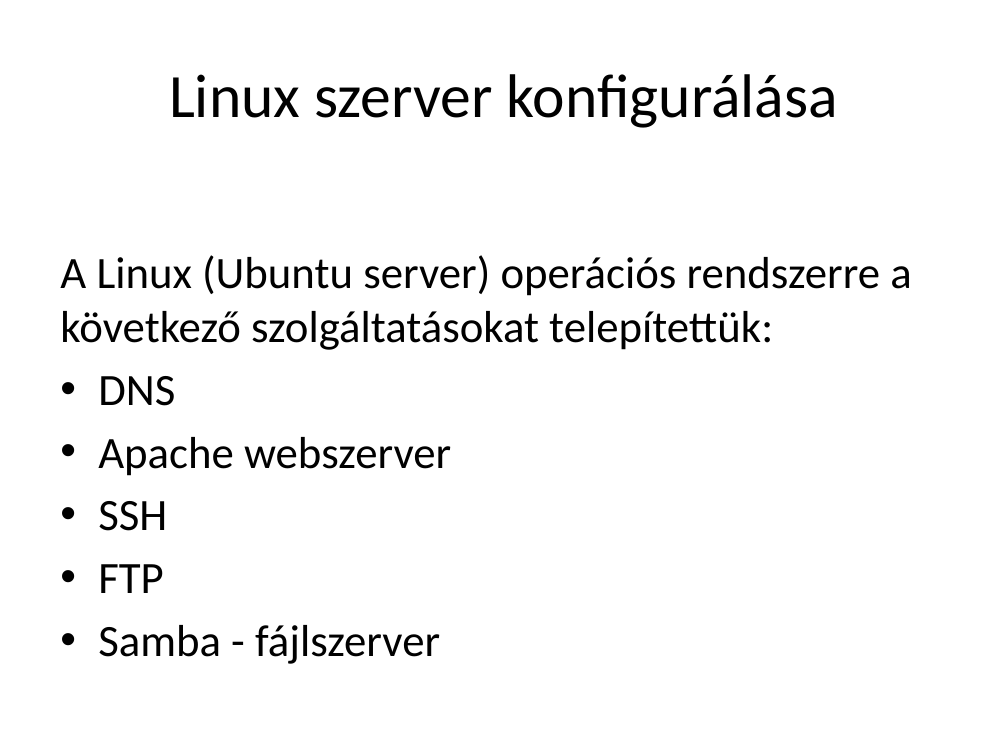
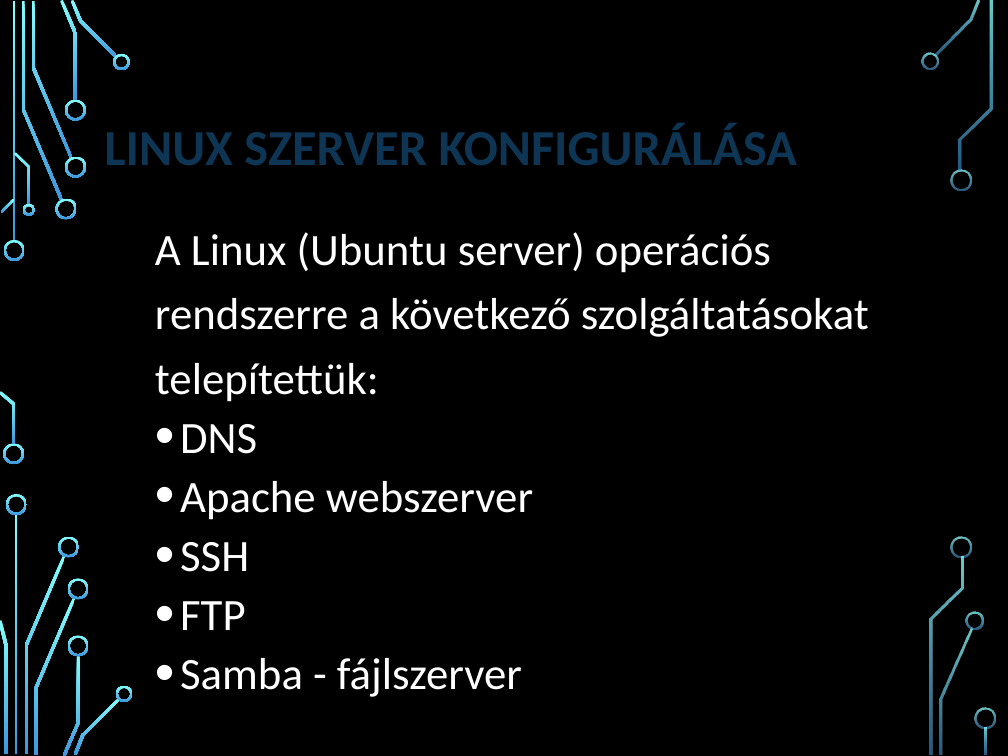
Before and after one commit to LocskaG/Uzemelteto_vizsgaremek_2024, a slide deck: slide 15 of BEMUTATÓ/Halozattervezesi_vizsgaremek_ppt.pptx. Drawn at 1008x756 pixels with LibreOffice and Linux fonts; fonts in the diff are those of the drawing; background and template pictures are left out. Boxes give left, top, right and bottom in pixels: in the first picture for what was removed or moved away, otherwise in the second. Text is boxed around its words. In the diff, an @@ line names an element or a change of style, - is before the commit and + after.

```diff
--- a/BEMUTATÓ/Halozattervezesi_vizsgaremek_ppt.pptx
+++ b/BEMUTATÓ/Halozattervezesi_vizsgaremek_ppt.pptx
@@ background #FFFFFF to picture (left out) @@
@@ title at [104,124,797,165]: text changed; size 44 to 36 pt; text colour #000000 to #0E3554; bold on @@
-Linux szerver konfigurálása
+LINUX SZERVER KONFIGURÁLÁSA
@@ text "A Linux (Ubuntu server) operációs ...": place and size @@
-text "A Linux (Ubuntu server) operációs ..." at [60,255,911,664]
+text "A Linux (Ubuntu server) operációs ..." at [155,232,869,697]
@@ text "A Linux (Ubuntu server) operációs ..." at [155,232,869,697]: text colour #000000 to #FFFFFF; line spacing 1 to 1.2; more space between paragraphs; indent changed; line spacing 1 to 1.1; less space between paragraphs; vertical alignment top to middle @@
@@ group added at [0,0,995,756]: 33 freeform shapes, 3 rectangles @@
```
Also in this commit, not shown: 13 other slides changed, 4 slides added, 4 slides removed.
